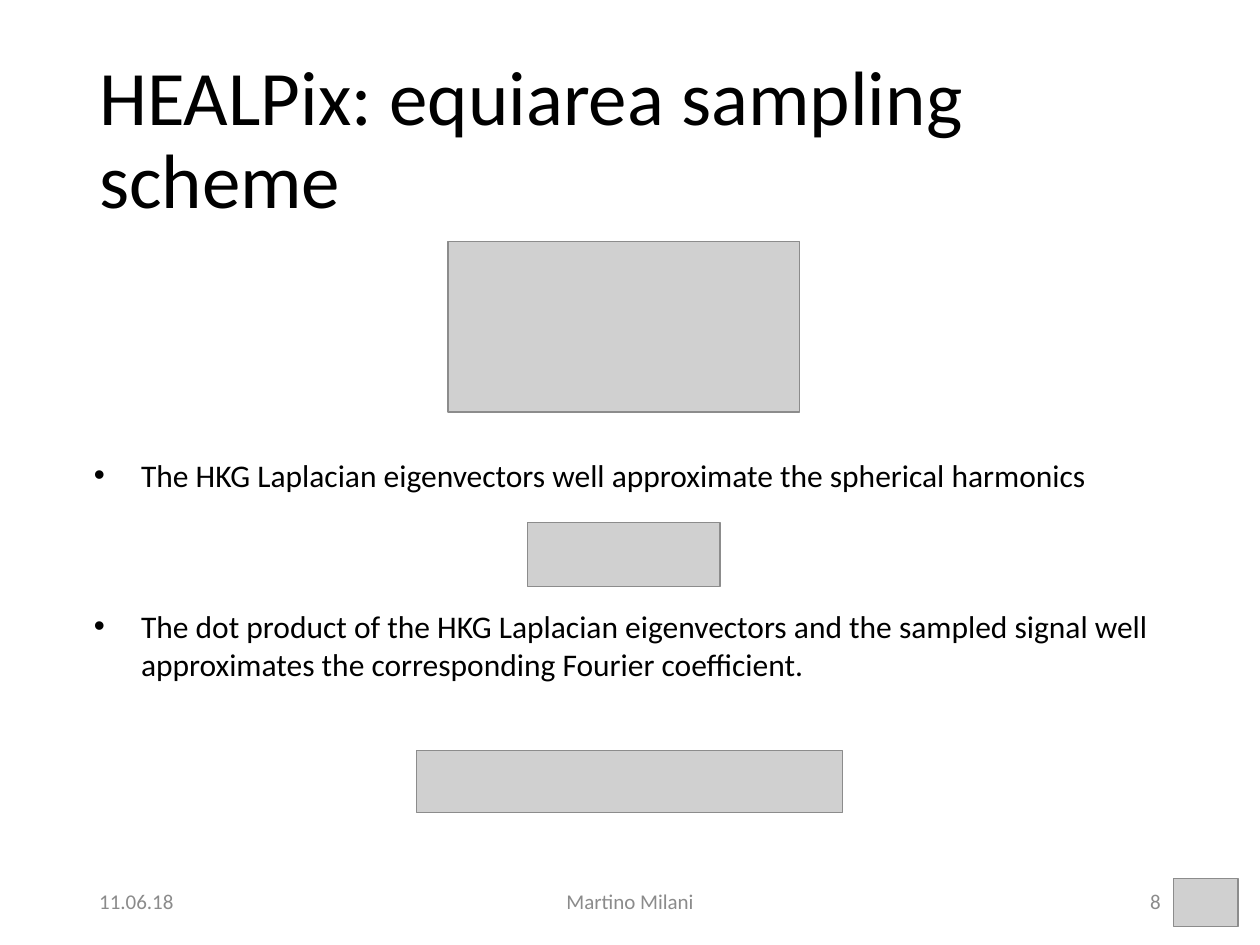
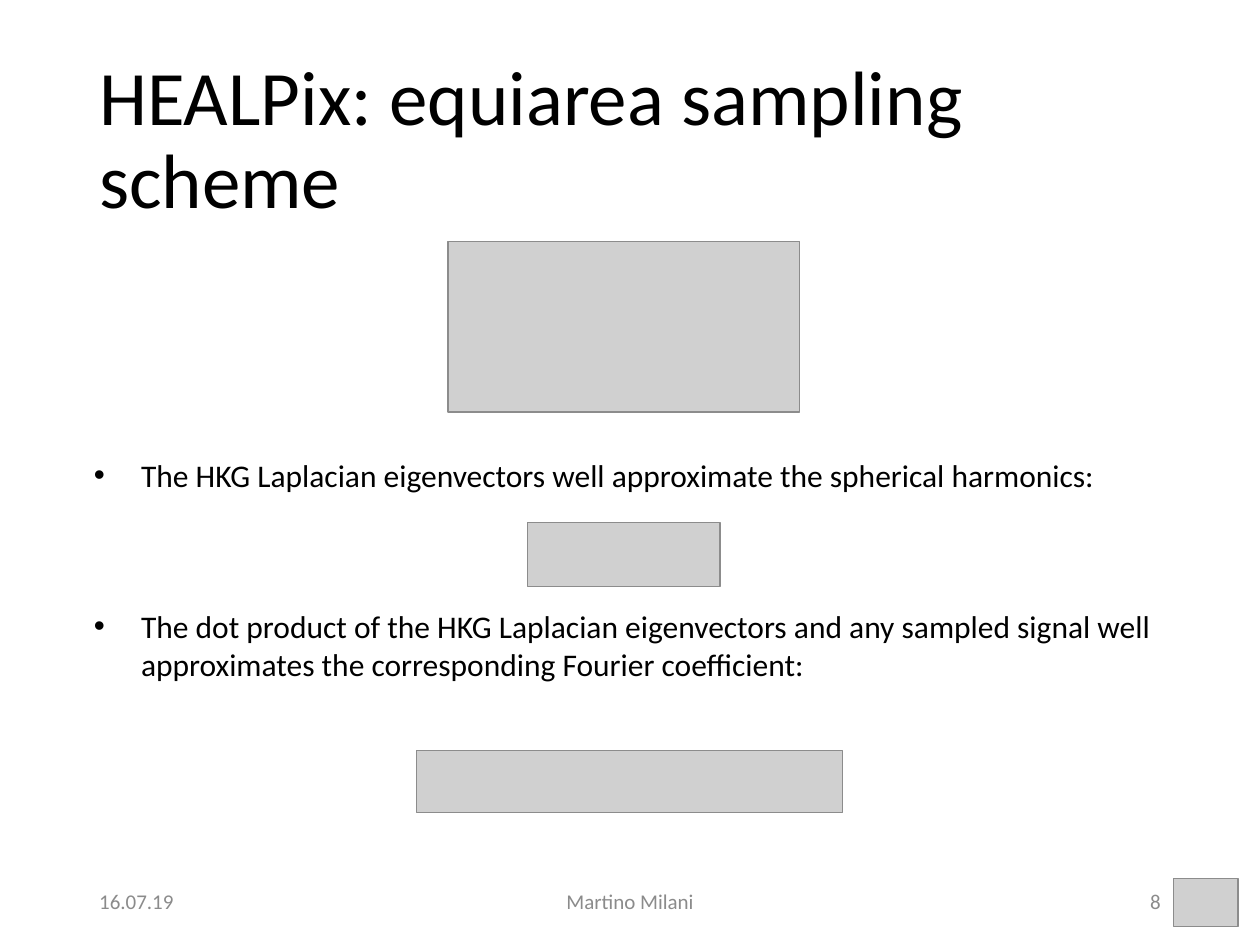
Before and after one commit to MartMilani/PDM, a slide deck: slide 8 of presentation/milani.pptx. Drawn at 1260x945 pixels with LibreOffice and Linux fonts; fonts in the diff are those of the drawing; grey boxes stand for pictures; background and template pictures are left out. Boxes give left, top, right and bottom in pixels: in the first picture for what was removed or moved away, otherwise in the second. Text is boxed around its words. In the diff, an @@ line names an element or a change of style, - is before the commit and + after.

Commit message:
found correct spectral rotation HEALPix

```diff
--- a/presentation/milani.pptx
+++ b/presentation/milani.pptx
@@ text at box(141, 465, 1149, 682): text changed @@
-• The HKG Laplacian eigenvectors well approximate the spherical harmonics
-• The dot product of the HKG Laplacian eigenvectors and the sampled signal well approximates the corresponding Fourier coefficient.
+• The HKG Laplacian eigenvectors well approximate the spherical harmonics:
+• The dot product of the HKG Laplacian eigenvectors and any sampled signal well approximates the corresponding Fourier coefficient:
@@ text at box(99, 895, 173, 909): text changed @@
-11.06.18
+16.07.19
```
Also in this commit, not shown: 19 other slides changed, 2 slides added, 1 slide removed, 25 other files.
